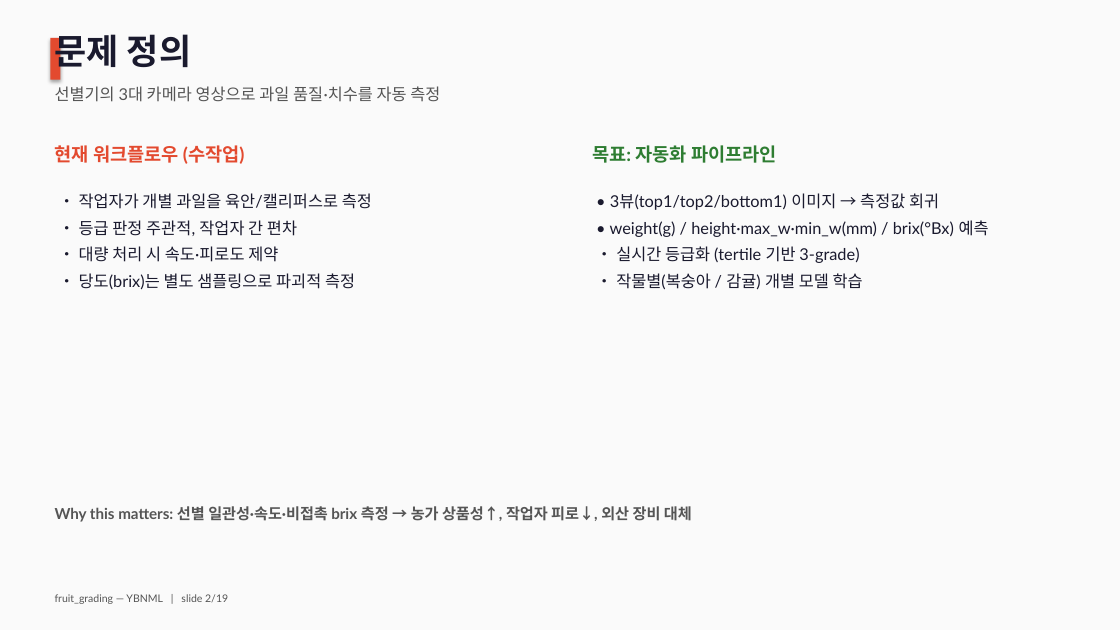
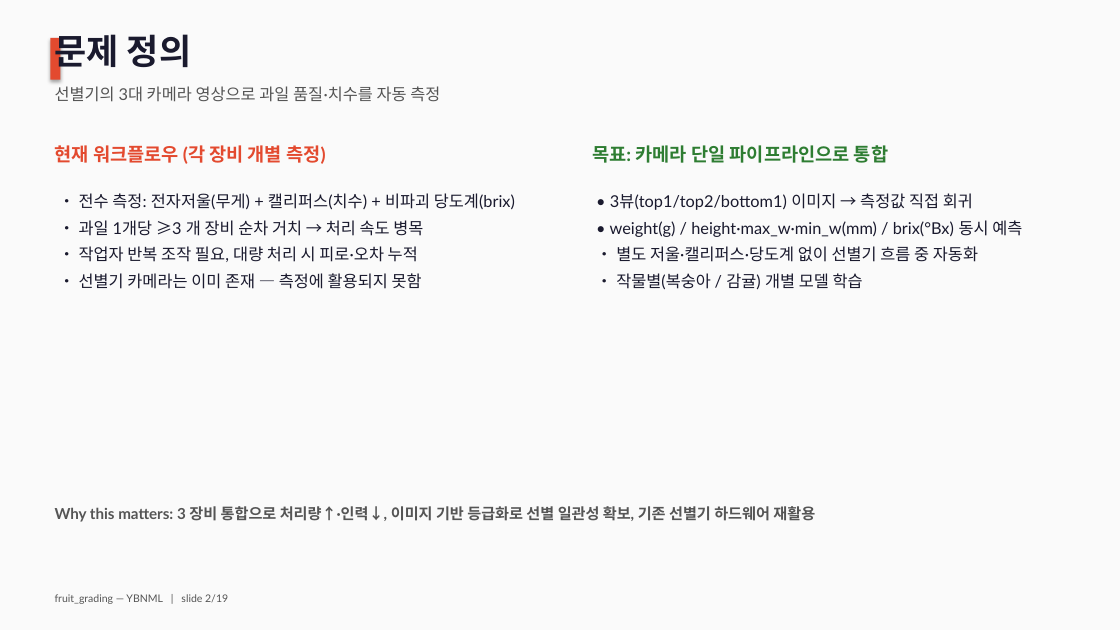
Before and after one commit to YBNML/fruit_grading, a slide deck: slide 2 of fruit_grading_summary.pptx. Drawn at 1120x630 pixels with LibreOffice and Linux fonts; fonts in the diff are those of the drawing. Boxes give left, top, right and bottom in pixels: in the first picture for what was removed or moved away, otherwise in the second. Text is boxed around its words. In the diff, an @@ line names an element or a change of style, - is before the commit and + after.

```diff
--- a/fruit_grading_summary.pptx
+++ b/fruit_grading_summary.pptx
@@ text at [55, 145, 325, 164]: text changed @@
-현재 워크플로우 (수작업)
+현재 워크플로우 (각 장비 개별 측정)
@@ text at [592, 145, 888, 163]: text changed @@
-목표: 자동화 파이프라인
+목표: 카메라 단일 파이프라인으로 통합
@@ text at [79, 193, 515, 289]: text changed @@
-• 작업자가 개별 과일을 육안/캘리퍼스로 측정
-• 등급 판정 주관적, 작업자 간 편차
-• 대량 처리 시 속도·피로도 제약
-• 당도(brix)는 별도 샘플링으로 파괴적 측정
+• 전수 측정: 전자저울(무게) + 캘리퍼스(치수) + 비파괴 당도계(brix)
+• 과일 1개당 ≥3 개 장비 순차 거치 → 처리 속도 병목
+• 작업자 반복 조작 필요, 대량 처리 시 피로·오차 누적
+• 선별기 카메라는 이미 존재 — 측정에 활용되지 못함
@@ text at [610, 193, 1022, 262]: text changed @@
-• 3뷰(top1/top2/bottom1) 이미지 → 측정값 회귀
-• weight(g) / height·max_w·min_w(mm) / brix(°Bx) 예측
-• 실시간 등급화 (tertile 기반 3-grade)
+• 3뷰(top1/top2/bottom1) 이미지 → 측정값 직접 회귀
+• weight(g) / height·max_w·min_w(mm) / brix(°Bx) 동시 예측
+• 별도 저울·캘리퍼스·당도계 없이 선별기 흐름 중 자동화
@@ text at [55, 506, 815, 522]: text changed @@
-Why this matters: 선별 일관성·속도·비접촉 brix 측정 → 농가 상품성↑, 작업자 피로↓, 외산 장비 대체
+Why this matters: 3 장비 통합으로 처리량↑·인력↓, 이미지 기반 등급화로 선별 일관성 확보, 기존 선별기 하드웨어 재활용
```
Also in this commit, not shown: 1 other slide changed, 2 other files.
